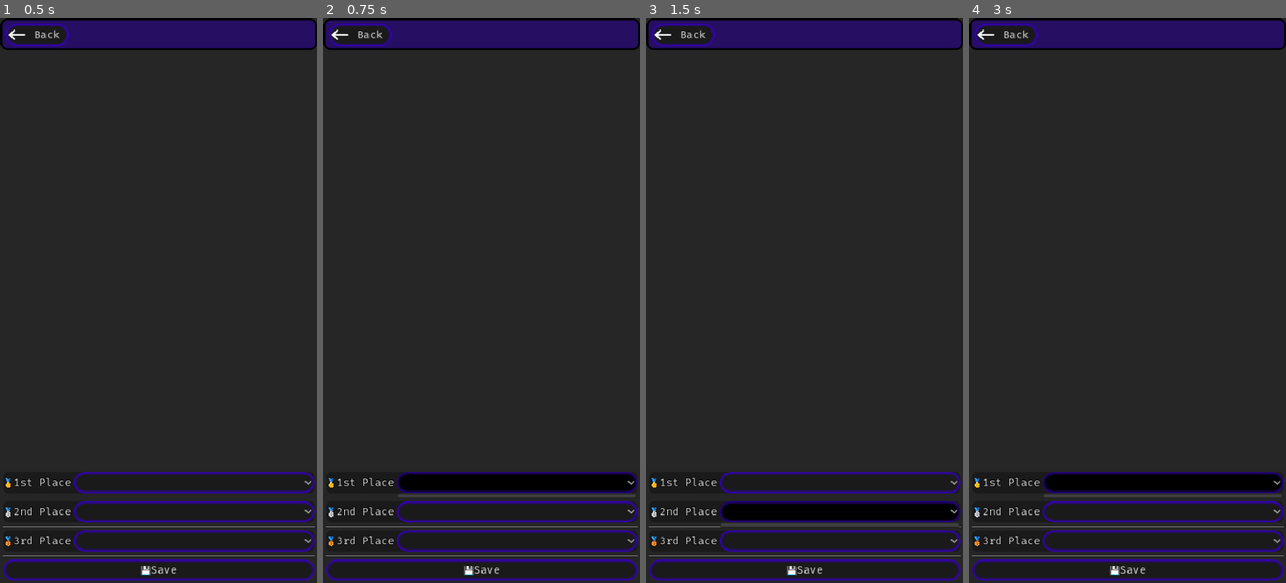
Above: before the commit, frames 1-4 (left to right).
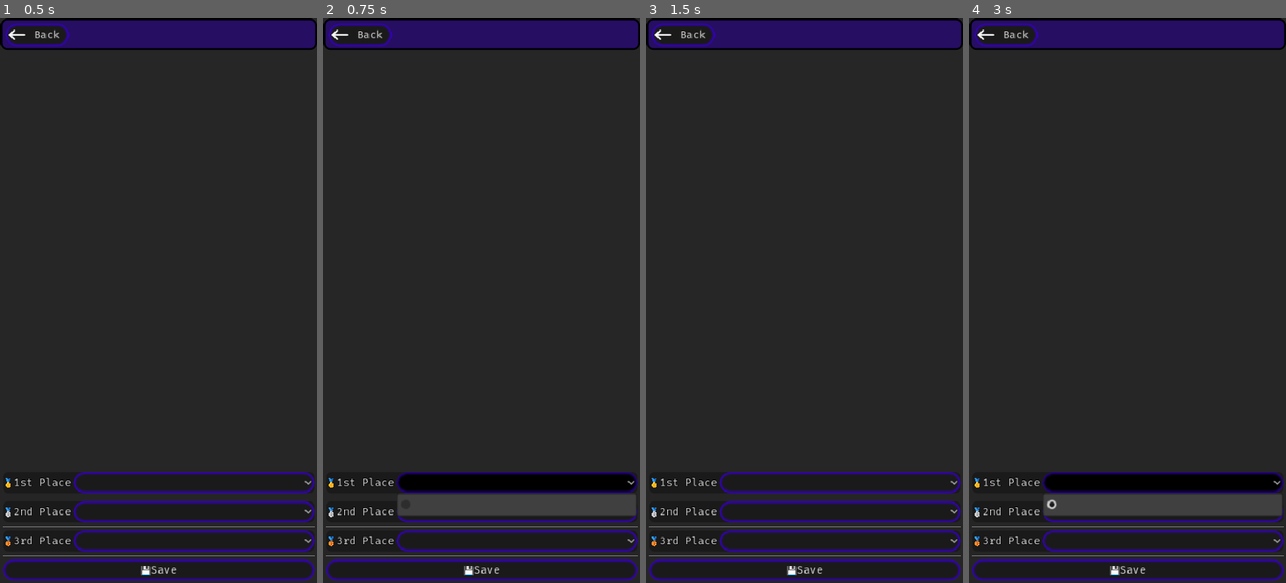
Above: after the commit, the same moments.

Repository: master172/clubdashboard
Game: Godot game, scene res://src/Main/winners.tscn
Two runs of this game, one before a commit and one after it. Both use one fixed random seed, a clock stepped at 60 frames per second and the inputs below. This scene is started directly instead of the project's main scene.
Inputs (mouse positions are in pixels of both pictures, inside the frame that each line leads up to):
- Up to frame 1 (0.5 s): no input
- Up to frame 2 (0.75 s): click (516, 481) at 0.5 s
- Up to frame 3 (1.5 s): click (839, 509) at 1.25 s
- Up to frame 4 (3 s): click (1162, 537) at 2 s; click (1162, 481) at 2.75 s

Frame 1 is identical in both runs. In frame 2, 2.3% of the frame differs, in the area x 23-100%, y 84-89%; in frame 3, 3.1%, in the area x 23-100%, y 85-91%; in frame 4, 2.4%.

Commit message:
better way to handle winners

Diff:
--- a/src/Main/winners.gd
+++ b/src/Main/winners.gd
@@ -292,11 +292,13 @@
 	delegate._load_data(data)
 
 func _on_place_1_item_selected(index: int) -> void:
-	if index == -1:
+	if index == 0:
 		data_to_save["first_place"] = {
 		"type":"",
 		"uid":"",
 		}
+		for i in place_1_container.get_children():
+			i.queue_free()
 		return
 
 	data_to_save["first_place"] = {
@@ -323,11 +325,13 @@
 		push_error("invalid registration type")
 
 func _on_place_2_item_selected(index: int) -> void:
-	if index == -1:
+	if index == 0:
 		data_to_save["second_place"] = {
 		"type":"",
 		"uid":"",
 		}
+		for i in place_2_container.get_children():
+			i.queue_free()
 		return
 
 	data_to_save["second_place"] = {
@@ -352,11 +356,13 @@
 		push_error("invalid registration type")
 
 func _on_place_3_item_selected(index: int) -> void:
-	if index == -1:
+	if index == 0:
 		data_to_save["third_place"] = {
 		"type":"",
 		"uid":"",
 		}
+		for i in place_3_container.get_children():
+			i.queue_free()
 		return
 
 	data_to_save["third_place"] = {
--- a/src/Main/winners.tscn
+++ b/src/Main/winners.tscn
@@ -132,6 +132,8 @@
 size_flags_horizontal = 3
 clip_text = true
 fit_to_longest_item = false
+item_count = 1
+popup/item_0/id = 0
 
 [node name="Teams" type="OptionButton" parent="VBoxContainer/PanelContainer/MarginContainer/VBoxContainer/Place1/HBoxContainer"]
 layout_mode = 2
@@ -157,6 +159,8 @@
 size_flags_horizontal = 3
 clip_text = true
 fit_to_longest_item = false
+item_count = 1
+popup/item_0/id = 0
 
 [node name="Teams2" type="OptionButton" parent="VBoxContainer/PanelContainer/MarginContainer/VBoxContainer/Place2/HBoxContainer"]
 layout_mode = 2
@@ -182,6 +186,8 @@
 size_flags_horizontal = 3
 clip_text = true
 fit_to_longest_item = false
+item_count = 1
+popup/item_0/id = 0
 
 [node name="Teams3" type="OptionButton" parent="VBoxContainer/PanelContainer/MarginContainer/VBoxContainer/Place3/HBoxContainer"]
 layout_mode = 2
